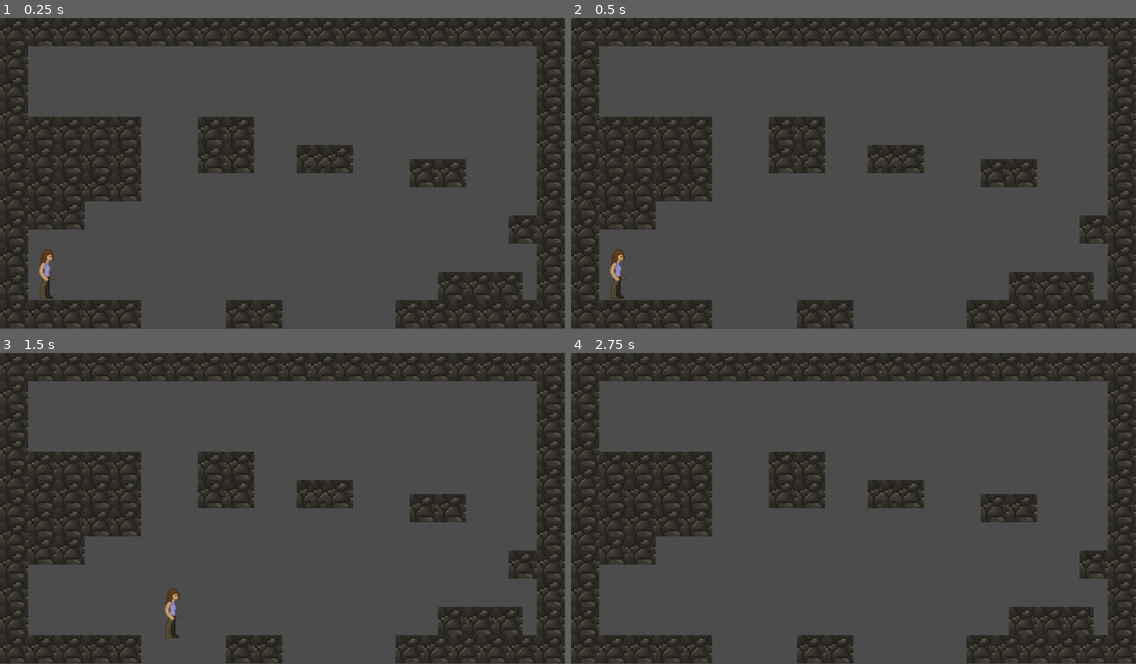
Above: before the commit, frames 1-4 (two rows, left to right).
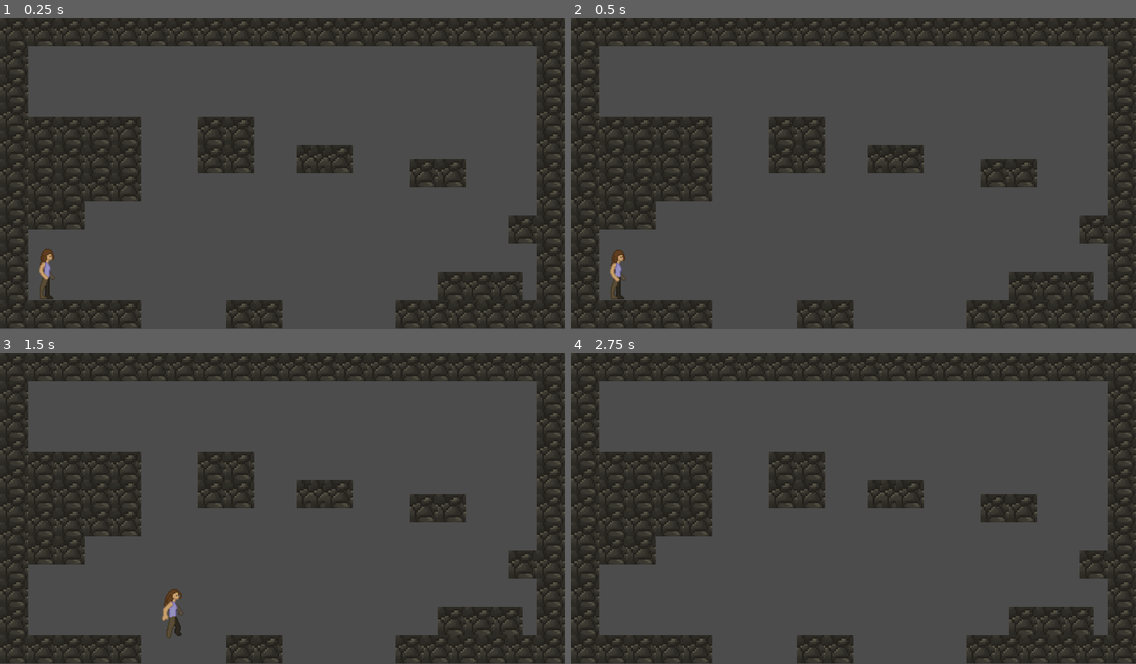
Above: after the commit, the same moments.

Repository: shindig-games/astral
Game: Godot game, scene res://scenes/World.tscn
Two runs of this game, one before a commit and one after it. Both use one fixed random seed, a clock stepped at 60 frames per second and the inputs below.
Inputs:
- Up to frame 1 (0.25 s): no input
- Up to frame 2 (0.5 s): no input
- Up to frame 3 (1.5 s): hold Right (ui_right) from 0.53 s (still down); tap Up (ui_up) at 0.77 s
- Up to frame 4 (2.75 s): tap Up (ui_up) at 1.52 s; release Right (ui_right) at 2.03 s; hold Left (ui_left) from 2.03 s (still down)

The runs differ from the first frame. In frame 1, less than 0.1% of the frame differs, in the area x 6-10%, y 74-91%; in frame 2, less than 0.1%; in frame 3, 0.2%, in the area x 28-33%, y 75-92%; in frame 4, nothing differs.

Commit message:
player now animated

Diff:
--- a/scenes/World.tscn
+++ b/scenes/World.tscn
@@ -1,11 +1,61 @@
-[gd_scene load_steps=5 format=2]
+[gd_scene load_steps=28 format=2]
 
 [ext_resource path="res://src/player/player.gd" type="Script" id=1]
-[ext_resource path="res://resources/HellionAssets/player/idle/1.png" type="Texture" id=2]
-[ext_resource path="res://resources/TileSets/DirtTileSet.tres" type="TileSet" id=3]
+[ext_resource path="res://resources/HellionAssets/player/idle/2.png" type="Texture" id=2]
+[ext_resource path="res://resources/HellionAssets/player/idle/1.png" type="Texture" id=3]
+[ext_resource path="res://resources/HellionAssets/player/walk/1.png" type="Texture" id=4]
+[ext_resource path="res://resources/HellionAssets/player/walk/2.png" type="Texture" id=5]
+[ext_resource path="res://resources/HellionAssets/player/walk/3.png" type="Texture" id=6]
+[ext_resource path="res://resources/HellionAssets/player/walk/4.png" type="Texture" id=7]
+[ext_resource path="res://resources/HellionAssets/player/walk/5.png" type="Texture" id=8]
+[ext_resource path="res://resources/HellionAssets/player/walk/6.png" type="Texture" id=9]
+[ext_resource path="res://resources/HellionAssets/player/walk/7.png" type="Texture" id=10]
+[ext_resource path="res://resources/HellionAssets/player/walk/8.png" type="Texture" id=11]
+[ext_resource path="res://resources/HellionAssets/player/walk/9.png" type="Texture" id=12]
+[ext_resource path="res://resources/HellionAssets/player/walk/10.png" type="Texture" id=13]
+[ext_resource path="res://resources/HellionAssets/player/walk/11.png" type="Texture" id=14]
+[ext_resource path="res://resources/HellionAssets/player/walk/12.png" type="Texture" id=15]
+[ext_resource path="res://resources/HellionAssets/player/jump/1.png" type="Texture" id=16]
+[ext_resource path="res://resources/HellionAssets/player/jump/2.png" type="Texture" id=17]
+[ext_resource path="res://resources/HellionAssets/player/jump/3.png" type="Texture" id=18]
+[ext_resource path="res://resources/HellionAssets/player/jump/4.png" type="Texture" id=19]
+[ext_resource path="res://resources/HellionAssets/player/crouch/1.png" type="Texture" id=20]
+[ext_resource path="res://resources/HellionAssets/player/crouch/2.png" type="Texture" id=21]
+[ext_resource path="res://resources/HellionAssets/player/fall/1.png" type="Texture" id=22]
+[ext_resource path="res://resources/HellionAssets/player/fall/2.png" type="Texture" id=23]
+[ext_resource path="res://resources/HellionAssets/player/fall/3.png" type="Texture" id=24]
+[ext_resource path="res://resources/TileSets/DirtTileSet.tres" type="TileSet" id=25]
+
+[sub_resource type="SpriteFrames" id=2]
+animations = [ {
+"frames": [ ExtResource( 2 ), ExtResource( 3 ) ],
+"loop": true,
+"name": "idle",
+"speed": 3.0
+}, {
+"frames": [ ExtResource( 4 ), ExtResource( 5 ), ExtResource( 6 ), ExtResource( 7 ), ExtResource( 8 ), ExtResource( 9 ), ExtResource( 10 ), ExtResource( 11 ), ExtResource( 12 ), ExtResource( 13 ), ExtResource( 14 ), ExtResource( 15 ) ],
+"loop": true,
+"name": "walk",
+"speed": 30.0
+}, {
+"frames": [ ExtResource( 16 ), ExtResource( 17 ), ExtResource( 18 ), ExtResource( 19 ) ],
+"loop": false,
+"name": "jump",
+"speed": 10.0
+}, {
+"frames": [ ExtResource( 20 ), ExtResource( 21 ) ],
+"loop": false,
+"name": "crouch",
+"speed": 5.0
+}, {
+"frames": [ ExtResource( 22 ), ExtResource( 23 ), ExtResource( 24 ) ],
+"loop": false,
+"name": "fall",
+"speed": 5.0
+} ]
 
 [sub_resource type="RectangleShape2D" id=1]
-extents = Vector2( 32, 64 )
+extents = Vector2( 29.2336, 59.1013 )
 
 [node name="World" type="Node2D"]
 
@@ -16,18 +66,20 @@
 "_edit_group_": true
 }
 
-[node name="Sprite" type="Sprite" parent="Player"]
+[node name="Sprite" type="AnimatedSprite" parent="Player"]
 position = Vector2( -0.616119, 2.33127 )
 scale = Vector2( 2, 2 )
-texture = ExtResource( 2 )
+frames = SubResource( 2 )
+animation = "walk"
+frame = 9
 
 [node name="CollisionShape2D" type="CollisionShape2D" parent="Player"]
-visible = false
+position = Vector2( 4, 4 )
 shape = SubResource( 1 )
 
 [node name="TileMap" type="TileMap" parent="."]
 scale = Vector2( 4, 4 )
-tile_set = ExtResource( 3 )
+tile_set = ExtResource( 25 )
 cell_size = Vector2( 8, 8 )
 format = 1
 tile_data = PoolIntArray( 0, 2, 0, 2, 2, 0, 4, 2, 0, 6, 2, 0, 8, 2, 0, 10, 2, 0, 12, 2, 0, 14, 2, 0, 16, 2, 0, 18, 2, 0 …(934 unchanged characters)…
--- a/src/player/player.gd
+++ b/src/player/player.gd
@@ -12,16 +12,26 @@
 func _physics_process(delta):
 	motion.y += GRAVITY
 
+	if Input.is_action_pressed("ui_left"):
+		motion.x = -SPEED
+		$Sprite.flip_h = true
+		$Sprite.play("walk")
+	elif Input.is_action_pressed("ui_right"):
+		motion.x = SPEED
+		$Sprite.flip_h = false
+		$Sprite.play("walk")
+	else:
+		motion.x = 0
+		$Sprite.play("idle")
+
 	if is_on_floor():
 		if Input.is_action_pressed("ui_up"):
 			motion.y += JUMP_HEIGHT
+	else:
+		$Sprite.play("jump")
 
-	if Input.is_action_pressed("ui_left"):
-		motion.x = -SPEED
-	elif Input.is_action_pressed("ui_right"):
-		motion.x = SPEED
-	else:
-		motion.x = 0
+	if motion.y < 4:
+		$Sprite.play("fall")
 
 
 
